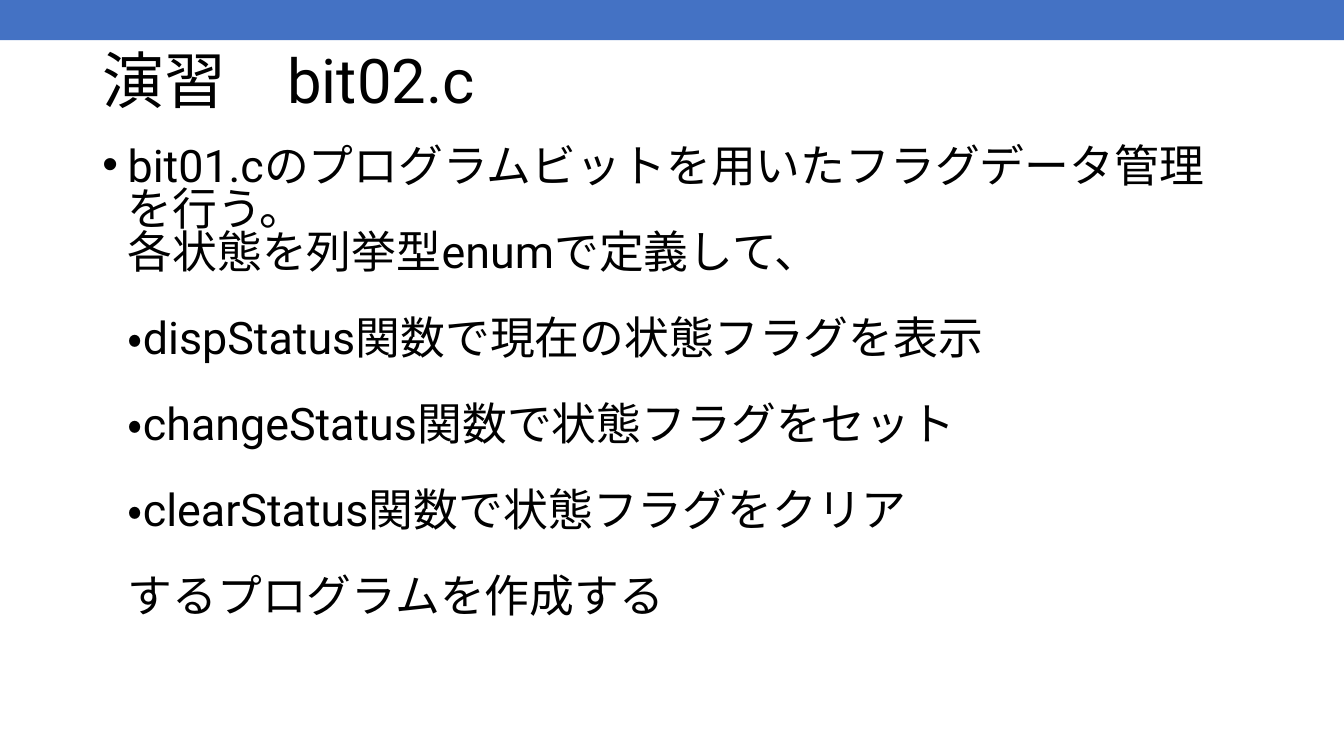
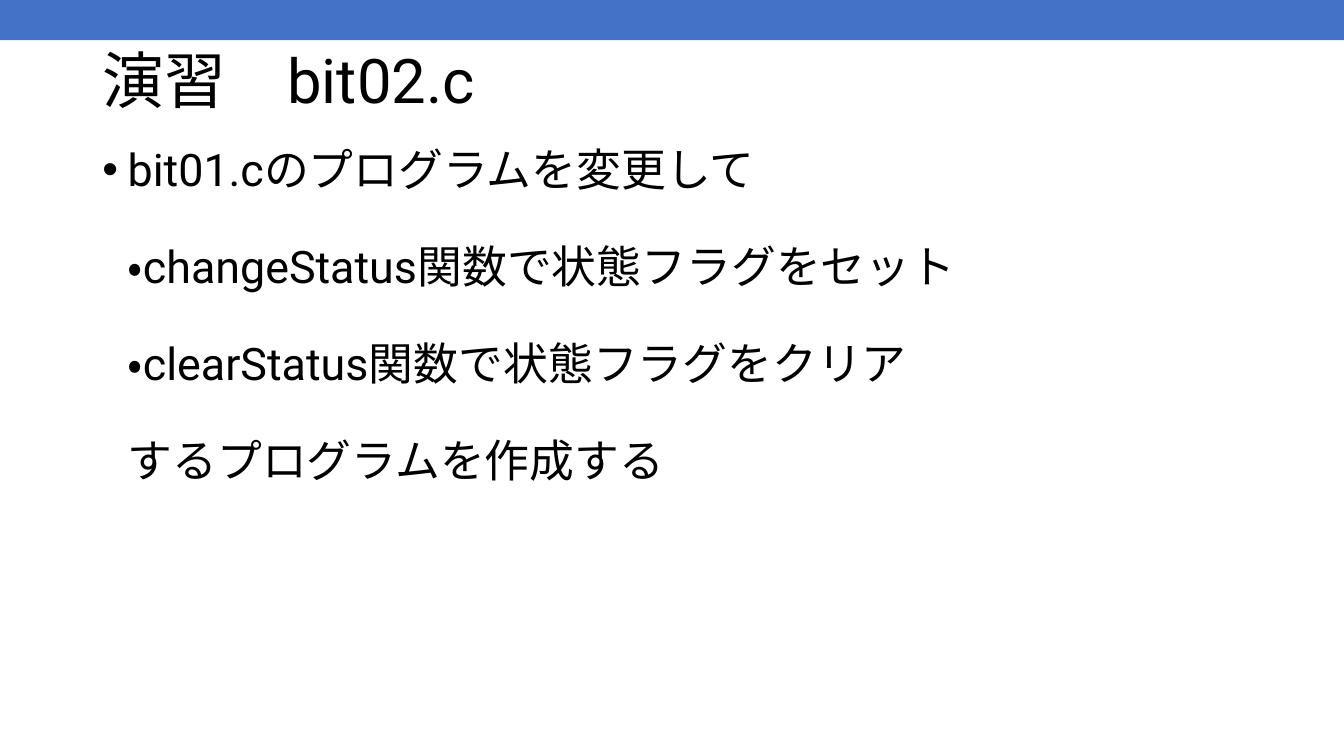
Before and after one commit to kic-murata/cpp2025, a slide deck: slide 1 of 授業資料/演習問題：ビット処理2025案.pptx. Drawn at 1344x756 pixels with LibreOffice and Linux fonts; fonts in the diff are those of the drawing. Boxes give left, top, right and bottom in pixels: in the first picture for what was removed or moved away, otherwise in the second. Text is boxed around its words. In the diff, an @@ line names an element or a change of style, - is before the commit and + after.

```diff
--- a/授業資料/演習問題：ビット処理2025案.pptx
+++ b/授業資料/演習問題：ビット処理2025案.pptx
@@ text at box(128, 148, 956, 481): text changed @@
-• bit01.cのプログラムビットを用いたフラグデータ管理を行う。
-  各状態を列挙型enumで定義して、
-  ・dispStatus関数で現在の状態フラグを表示
-  ・changeStatus関数で状態フラグをセット
-  ・clearStatus関数で状態フラグをクリア
-  するプログラムを作成する
+• bit01.cのプログラムを変更して
+  ・changeStatus関数で状態フラグをセット
+  ・clearStatus関数で状態フラグをクリア
+  するプログラムを作成する
```
Also in this commit, not shown: 11 other slides changed, 3 slides added.
